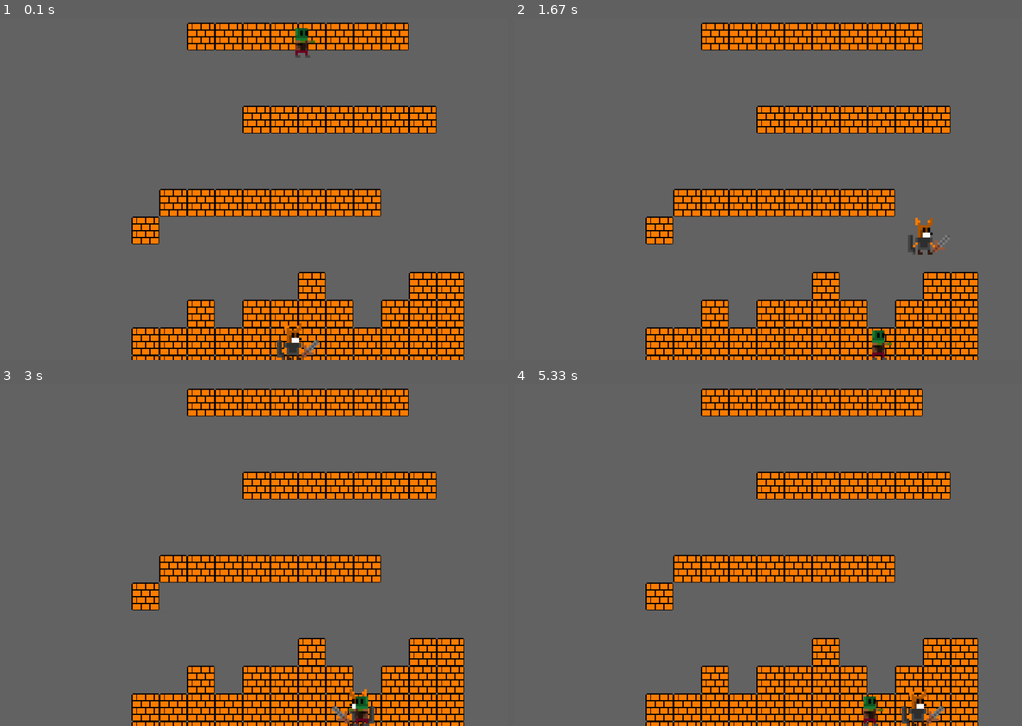
Above: before the commit, frames 1-4 (two rows, left to right).
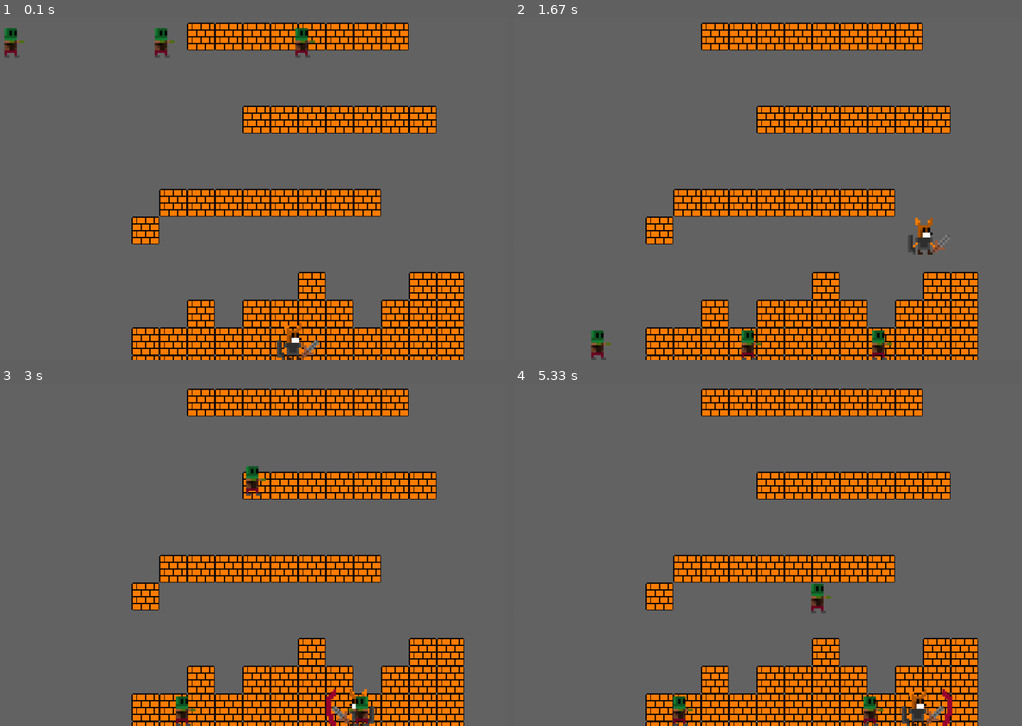
Above: after the commit, the same moments.

Repository: Victor-LP/pygame
Game: pygame game, started from CastleInsper.py
Same seed, same stepped clock (60 frames per second), same inputs: the game is played once before the commit and once after it.
Inputs:
- Up to frame 1 (0.1 s): no input
- Up to frame 2 (1.67 s): tap Space at 0.33 s; hold D 0.67-1.13 s; hold W 1.17-1.47 s; hold D from 1.5 s (still down)
- Up to frame 3 (3 s): release D at 1.97 s; hold A 2-2.53 s; tap Space at 2.57, 2.97 s; hold A from 2.9 s (still down)
- Up to frame 4 (5.33 s): tap Space at 3.27, 3.4, 3.8, 4.1, 4.47, 4.77, 4.97, 5.27 s; release A at 3.3 s; hold W 3.33-3.7 s; hold D 3.73-4.37 s; hold A 4.4-4.87 s; hold D from 4.9 s (still down)

The runs differ from the first frame. In frame 1, 0.4% of the frame differs, in the area x 0-35%, y 3-12%; in frame 2, 0.4%; in frame 3, 0.6%, in the area x 34-67%, y 24-100%; in frame 4, 0.6%.

Commit message:
ataque funcional

Diff:
--- a/game_screen.py
+++ b/game_screen.py
@@ -39,8 +39,11 @@
     groups['all_attacks'] = all_attacks
 
     player = Player(groups, assets)
-    zombie = Zombie(groups, assets)
-    all_sprites.add(player, zombie)
+    zombie1 = Zombie(groups, assets)
+    zombie2 = Zombie(groups, assets)
+    zombie3 = Zombie(groups, assets)
+    all_sprites.add(player, zombie1, zombie2, zombie3)
+    all_enemies.add(zombie1,zombie2,zombie3)
 
     running = True
     keys_down = {}
@@ -49,7 +52,10 @@
     while running:
         clock.tick(FPS)
         hits = pygame.sprite.groupcollide(all_enemies, all_attacks, True, True, pygame.sprite.collide_mask)
-
+        for hit in hits:
+            zombie = Zombie(groups, assets)
+            all_sprites.add(zombie)
+            all_enemies.add(zombie)
         for event in pygame.event.get():
             if event.type == pygame.QUIT:
                 running = False
@@ -80,7 +86,8 @@
 
         player.speedy = 5
         all_sprites.update()
-        zombie.move_to_player(player, assets)
+        for enemy in all_enemies:
+            enemy.move_to_player(player, assets)
 
         window.fill(GRAY)
         all_sprites.draw(window)
--- a/sprites.py
+++ b/sprites.py
@@ -46,7 +46,7 @@
         self.jump_strength = -20
         self.vel_y = 0
         self.last_attack = 0
-        self.attack_ticks = 500  # Tempo mínimo entre ataques em milissegundos
+        self.attack_ticks = 300  # Tempo mínimo entre ataques em milissegundos
         self.groups = groups
         self.assets = assets
         self.direction = 1
@@ -146,7 +146,7 @@
         self.speedx = 10*direction
         spawn_time = pygame.time.get_ticks()
         self.spawn_time = spawn_time
-        self.duration = 50  # Duração em milissegundos
+        self.duration = 100  # Duração em milissegundos
     def update(self):
         self.rect.x += self.speedx
         now = pygame.time.get_ticks()
